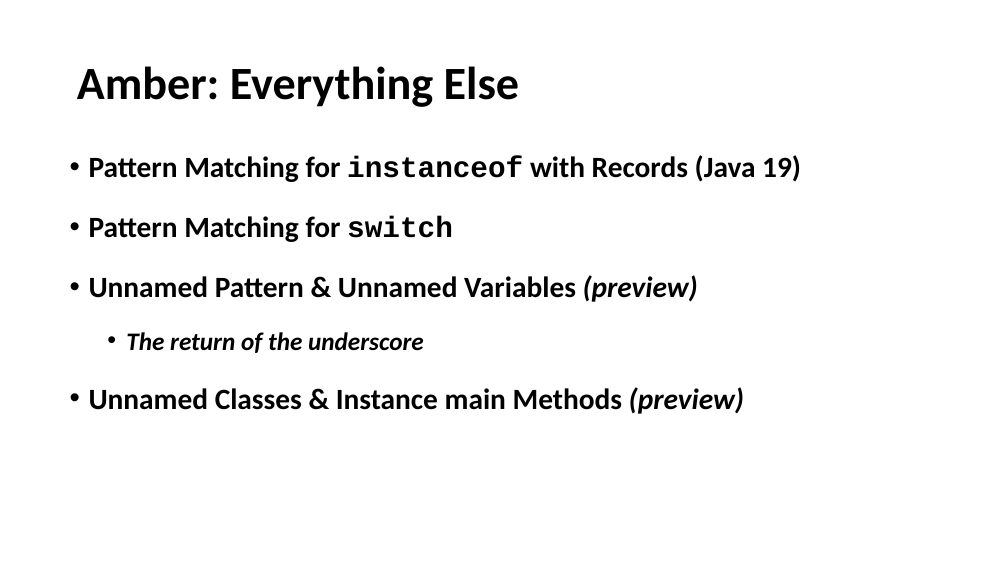
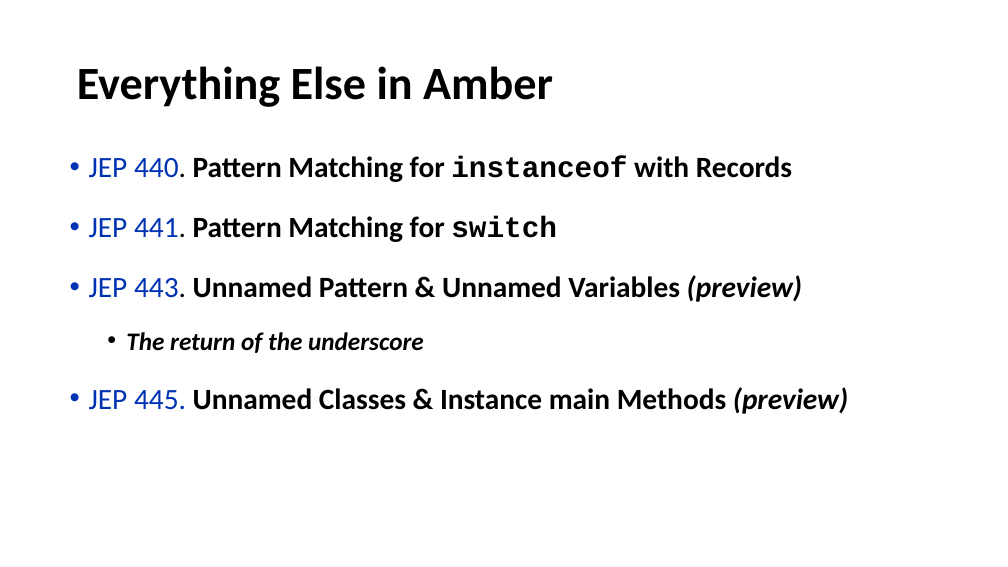
Before and after one commit to iuliana/jdk21-parent-project, a slide deck: slide 11 of Java21-Presentation.pptx (slide 10 before the commit). Drawn at 1008x567 pixels with LibreOffice and Linux fonts; fonts in the diff are those of the drawing. Boxes give left, top, right and bottom in pixels: in the first picture for what was removed or moved away, otherwise in the second. Text is boxed around its words. In the diff, an @@ line names an element or a change of style, - is before the commit and + after.

```diff
--- a/Java21-Presentation.pptx
+++ b/Java21-Presentation.pptx
@@ title at <box>77,66,553,107</box>: text changed @@
-Amber: Everything Else
+Everything Else in Amber
@@ text at <box>89,156,802,302</box>: text changed @@
-• Pattern Matching for instanceof with Records (Java 19)
-• Pattern Matching for switch
-• Unnamed Pattern & Unnamed Variables (preview)
+• JEP 440. Pattern Matching for instanceof with Records
+• JEP 441. Pattern Matching for switch
+• JEP 443. Unnamed Pattern & Unnamed Variables (preview)
@@ text at <box>89,387,848,414</box>: text changed @@
-• Unnamed Classes & Instance main Methods (preview)
+• JEP 445. Unnamed Classes & Instance main Methods (preview)
```
Also in this commit, not shown: 10 other slides changed, 7 slides added, 17 other files.
